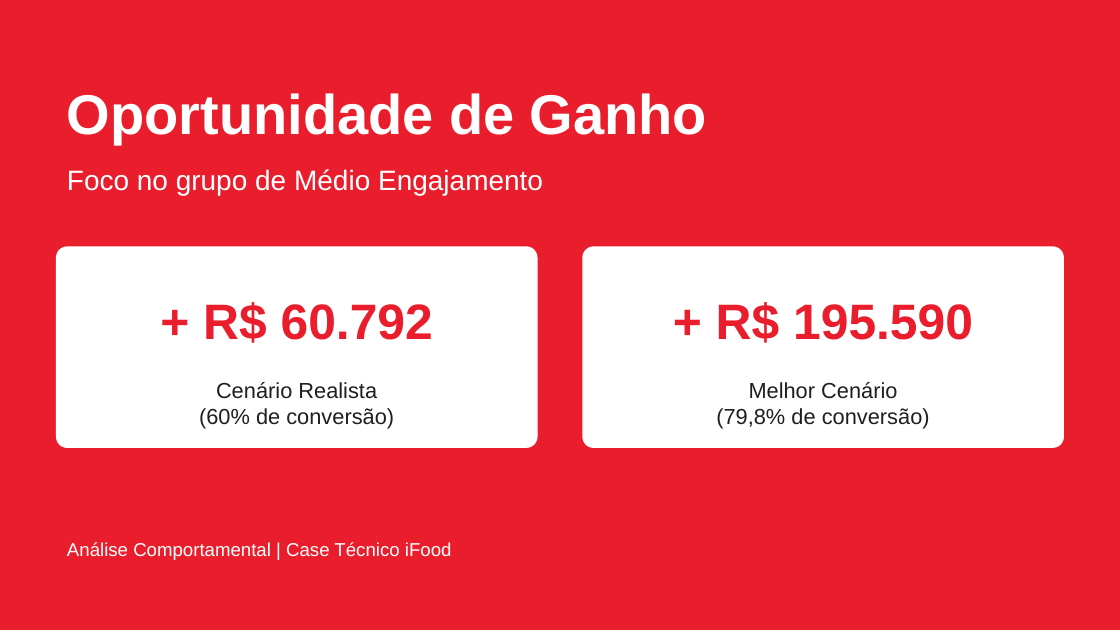
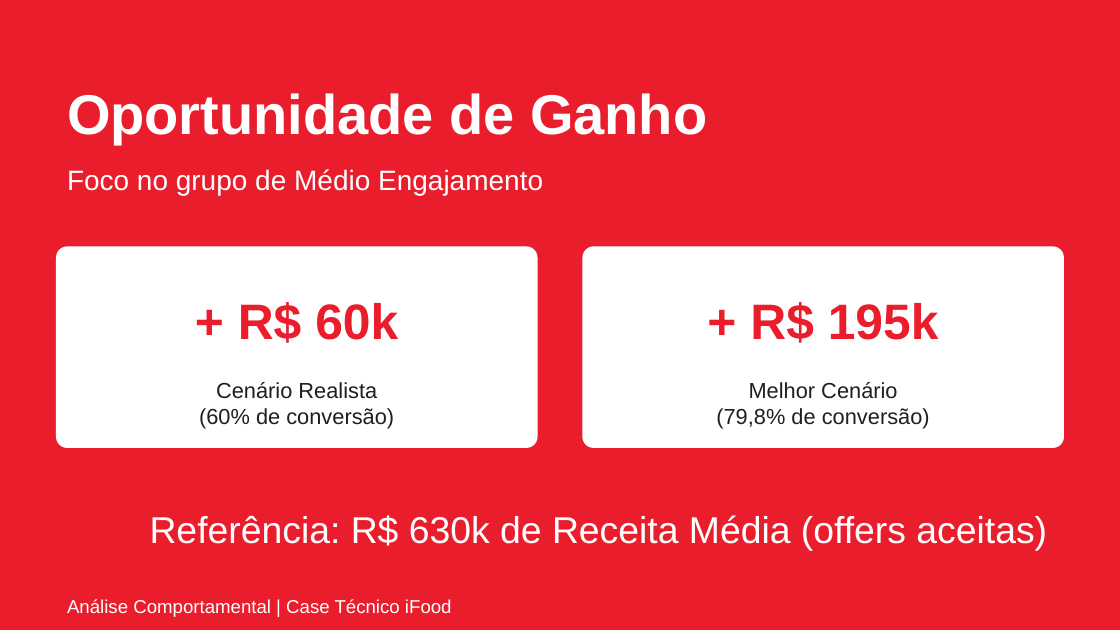
Before and after one commit to srfariajr/ifood-case, a slide deck: slide 1 of presentation/iFood_Otimizacao_Ofertas_Engajamento.pptx. Drawn at 1120x630 pixels with LibreOffice and Linux fonts; fonts in the diff are those of the drawing. Boxes give left, top, right and bottom in pixels: in the first picture for what was removed or moved away, otherwise in the second. Text is boxed around its words. In the diff, an @@ line names an element or a change of style, - is before the commit and + after.

```diff
--- a/presentation/iFood_Otimizacao_Ofertas_Engajamento.pptx
+++ b/presentation/iFood_Otimizacao_Ofertas_Engajamento.pptx
@@ text at <box>238,302,398,343</box>: text changed @@
-+ R$ 60.792
++ R$ 60k
@@ text at <box>750,302,939,343</box>: text changed @@
-+ R$ 195.590
++ R$ 195k
@@ text added at <box>150,515,1047,551</box>, 24 pt, text #FFFFFF @@
+Referência: R$ 630k de Receita Média (offers aceitas)
@@ text "Análise Comportamental | Case Técnico ...": place and size @@
-text "Análise Comportamental | Case Técnico ..." at <box>67,542,452,560</box>
+text "Análise Comportamental | Case Técnico ..." at <box>67,599,452,617</box>
```
Also in this commit, not shown: 4 other slides changed, 1 other file.
